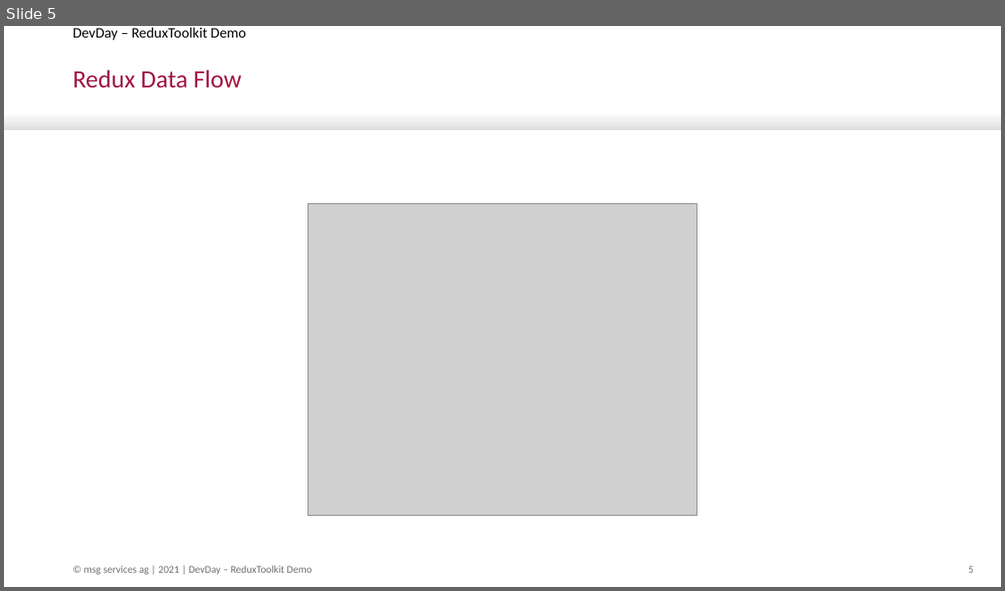
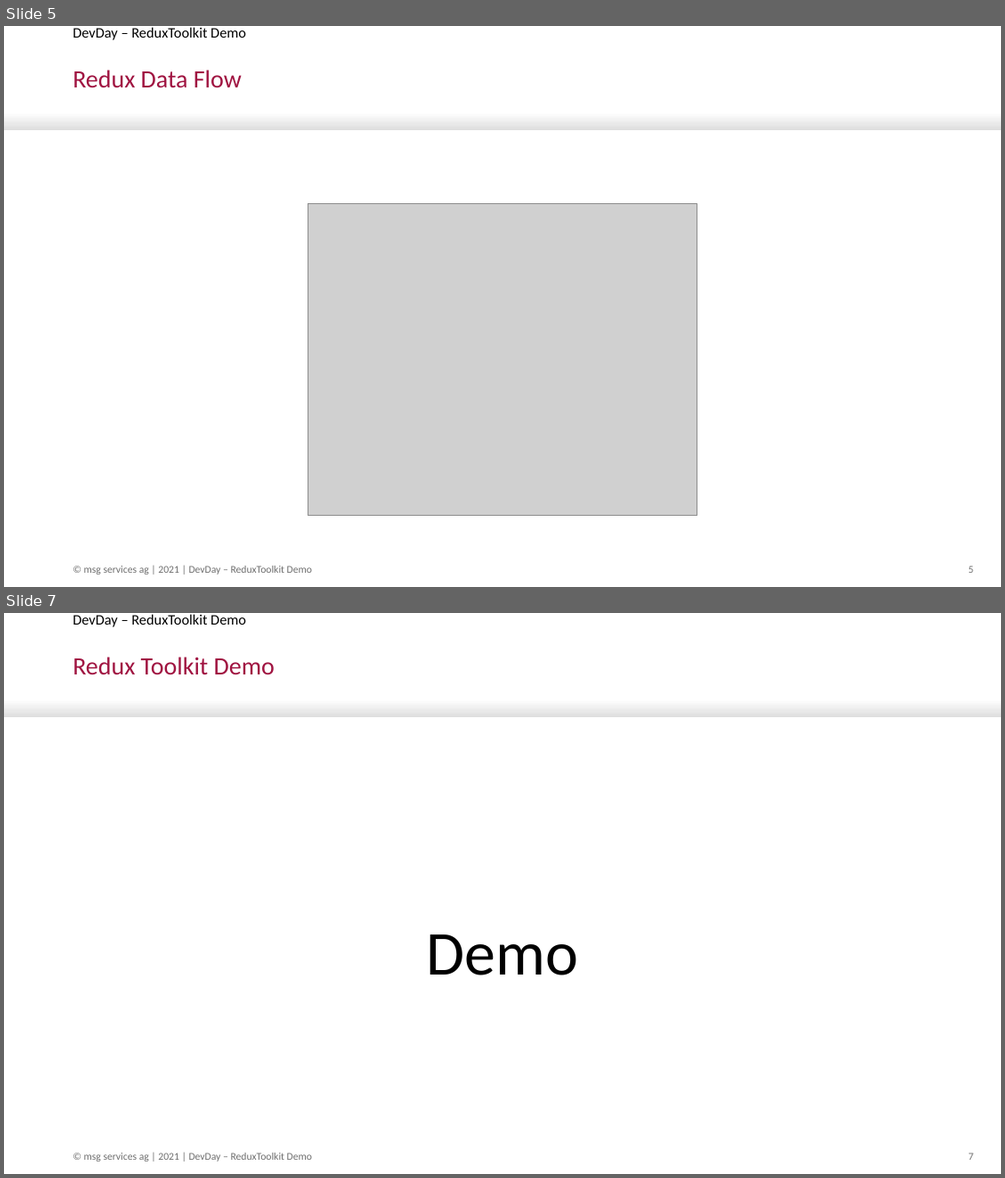
Before and after one commit to woschow/redux-toolkit-demo, a slide deck: ppt/ReduxToolkitDemo.pptx. Shown one above the other, each under a label of ours: slide 5 before the commit, slides 5 and 7 after it; the slides between them are not shown. The pictures are 1005x591 and 1005x1178 pixels, drawn with LibreOffice and Linux fonts; fonts in the diff are those of the drawing; grey boxes stand for pictures; background and template pictures are left out. Boxes give left, top, right and bottom in pixels: in the first picture for what was removed or moved away, otherwise in the second. Text is boxed around its words. In the diff, an @@ line names an element or a change of style, - is before the commit and + after.

```diff
--- a/ppt/ReduxToolkitDemo.pptx
+++ b/ppt/ReduxToolkitDemo.pptx
@@ slide 7 added at [4, 613, 1001, 1174], background #FFFFFF; not listed: 1 template element that a slide beside it also shows @@
@@ text added at [73, 614, 246, 627], 14 pt, text #000000 @@
+DevDay – ReduxToolkit Demo
@@ title added at [73, 657, 275, 675], 24 pt, text #A01441 @@
+Redux Toolkit Demo
@@ text added at [427, 934, 579, 975], 60 pt, text #000000 @@
+Demo
@@ text added at [84, 1152, 312, 1161], 10 pt, text #6F6F6F @@
+© msg services ag | 2021 | DevDay – ReduxToolkit Demo
@@ page number added at [968, 1152, 973, 1159], 10 pt, text #6F6F6F @@
+7
```
Also in this commit, not shown: 2 slides changed.
